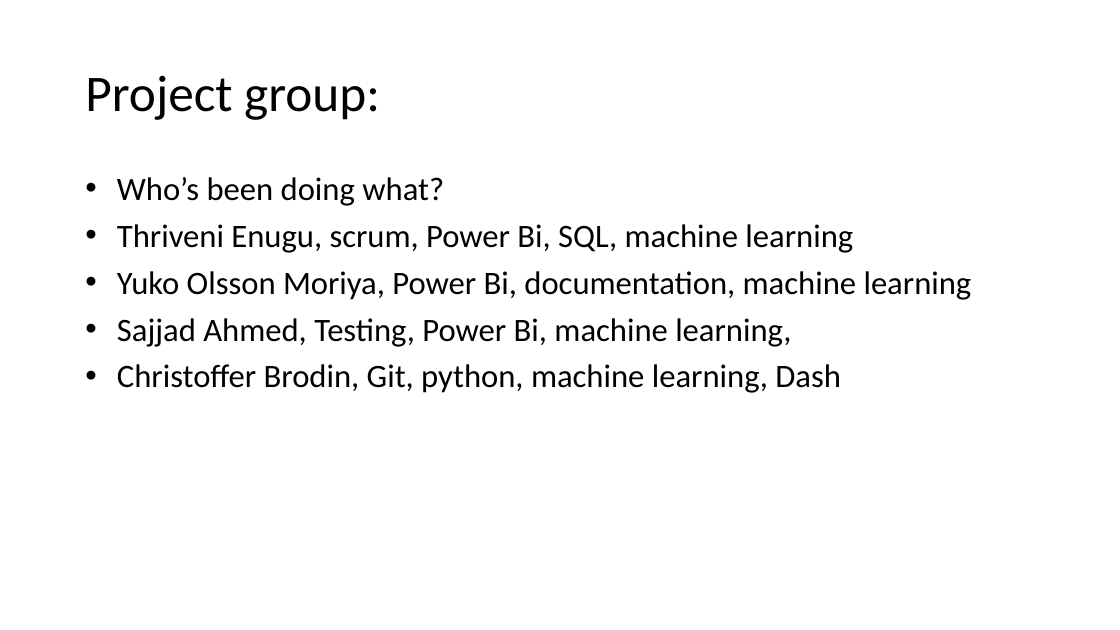
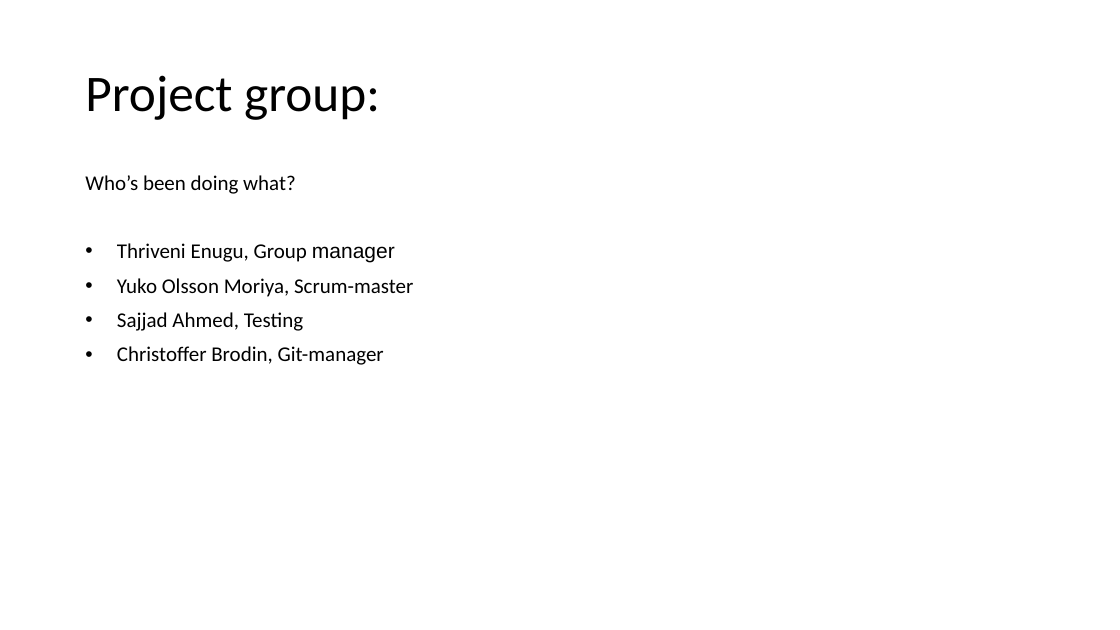
Before and after one commit to nscodechris/final_exam_aw_academy, a slide deck: slide 5 of Presentation1.pptx. Drawn at 1120x630 pixels with LibreOffice and Linux fonts; fonts in the diff are those of the drawing. Boxes give left, top, right and bottom in pixels: in the first picture for what was removed or moved away, otherwise in the second. Text is boxed around its words. In the diff, an @@ line names an element or a change of style, - is before the commit and + after.

```diff
--- a/Presentation1.pptx
+++ b/Presentation1.pptx
@@ text at (85, 175, 296, 194): size 28 to 18 pt in "Who’s been doing what?"; bullet • to none @@
@@ text at (117, 243, 413, 365): text changed; size 28 to 18 pt @@
-• Thriveni Enugu, scrum, Power Bi, SQL, machine learning
-• Yuko Olsson Moriya, Power Bi, documentation, machine learning
-• Sajjad Ahmed, Testing, Power Bi, machine learning,
-• Christoffer Brodin, Git, python, machine learning, Dash
+• Thriveni Enugu, Group manager
+• Yuko Olsson Moriya, Scrum-master
+• Sajjad Ahmed, Testing
+• Christoffer Brodin, Git-manager
```
Also in this commit, not shown: 7 other slides changed.
